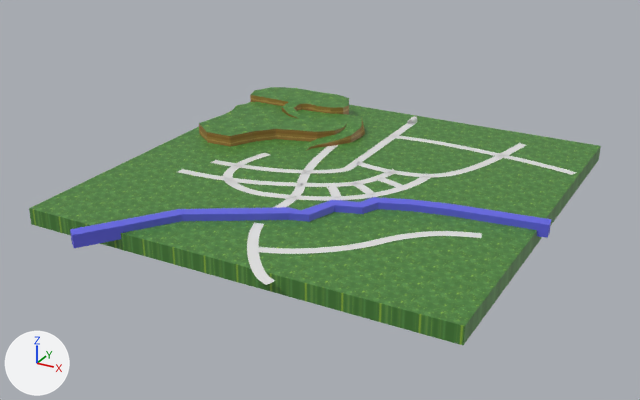
An edit to the FBX model Assets/art/map.fbx, drawn before and after from the same camera.
Camera for both pictures: a 50 mm lens placed at (272.0, -522.0, 238.0), pointed at (-3.0, -22.0, -12.0). Lighting does not change. The marker at lower left points along +X, +Y and +Z. Where no turn or scale is listed for an object, it has been applied to the vertices.

The first picture shows 'Cube', 'Cube.001', 'Cube.002', 'Cube.003', 'floor', 'road_straight.001', 'road_straight.002', 'road_straight.004', 'road_straight.008', 'road_straight.009', 'road_straight.010', 'road_straight.011'.
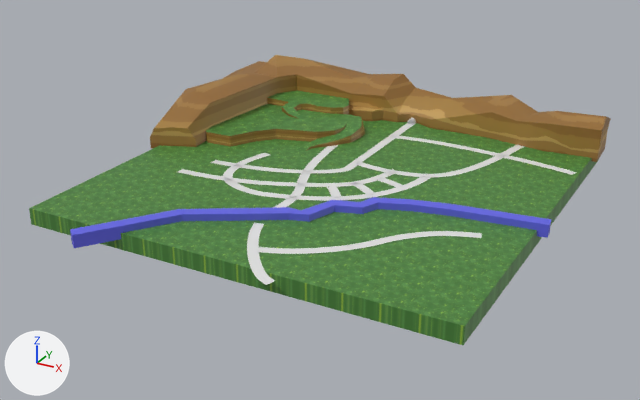
The change, as a diff of the scene's bpy script:
```diff
--- a/Assets/art/map.fbx.py
+++ b/Assets/art/map.fbx.py
@@ me_cube_020 @@
+me_cube_020.from_pydata(...)  # 152 vertices, 150 faces; spans x -161.0..155.0, y -17.0..157.0, z -3.0..41.0
+me_cube_020.materials.append(mat_cliff)  # picture img_cliffside_png
@@ ob_mountain @@
+ob_mountain = bpy.data.objects.new('mountain', me_cube_020)
+ob_mountain.location = (0.0, 0.0, 0.0)
```

Location of each change, (x1, y1, x2, y2) in pixels of the pictures (640 x 400 px):
'mountain', added (brown)
    after: (150, 55, 611, 162)
